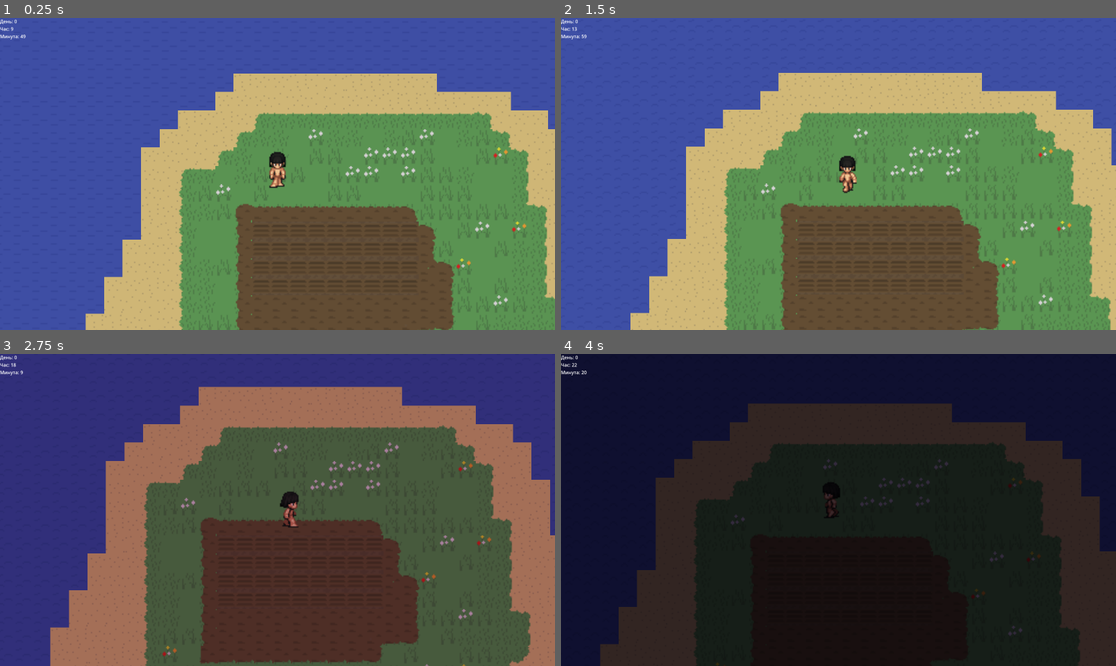
Above: before the commit, frames 1-4 (two rows, left to right).
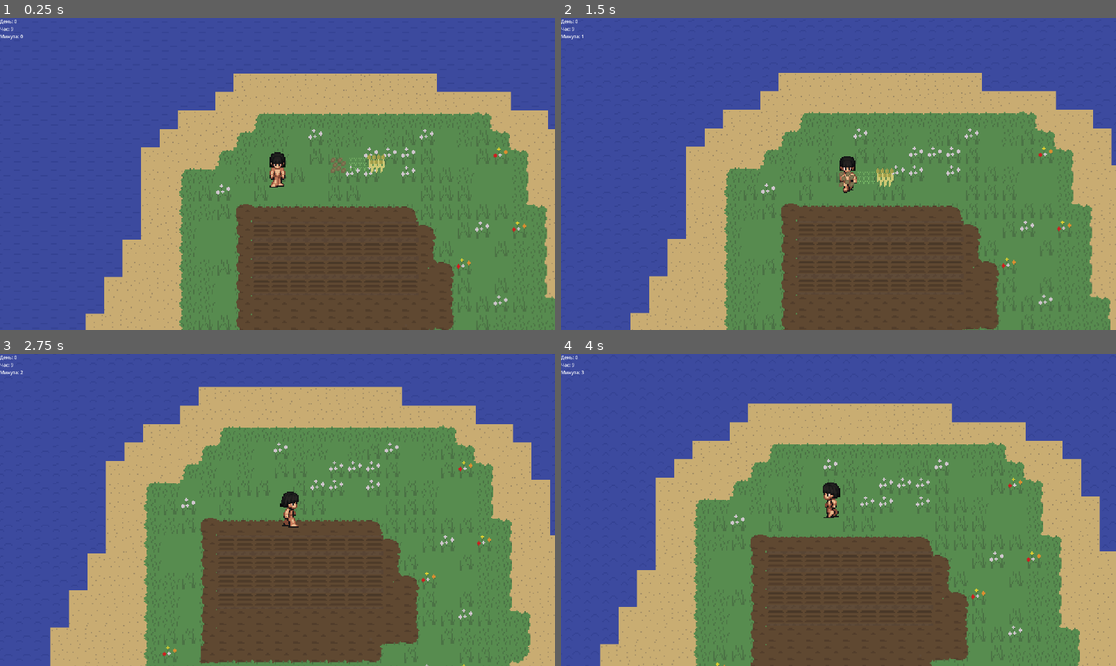
Above: after the commit, the same moments.

Repository: AlBac22219/Project-Medieval-Farm
Game: Godot game, scene res://src/maps/farm_map.tscn
The game is run twice, just before and just after one commit, with the same random seed, the same clock (stepped at 60 frames per second) and the same inputs.
Inputs (mouse positions are in pixels of both pictures, inside the frame that each line leads up to):
- Up to frame 1 (0.25 s): no input
- Up to frame 2 (1.5 s): tap Enter at 0.5 s; move the mouse to (838, 183) at 0.52 s; press the mouse at (838, 183) at 0.53 s; hold D (move_right) 0.53-1.28 s; move the mouse to (727, 189) at 1.27 s; release the mouse at (727, 189) at 1.28 s; hold S (move_down) from 1.28 s (still down); click (727, 189) at 1.35 s
- Up to frame 3 (2.75 s): move the mouse to (333, 441) at 2.02 s; release S (move_down) at 2.03 s; press the mouse at (333, 441) at 2.03 s; hold D (move_right) from 2.03 s (still down)
- Up to frame 4 (4 s): move the mouse to (810, 572) at 2.77 s; release D (move_right) at 2.78 s; release the mouse at (810, 572) at 2.78 s; hold W (move_up) 2.78-3.53 s; click (810, 572) at 2.85 s; move the mouse to (1005, 556) at 3.52 s; press the mouse at (1005, 556) at 3.53 s; hold A (move_left) from 3.53 s (still down)

The runs differ from the first frame. In frame 1, 1.0% of the frame differs, in the area x 0-100%, y 0-100%; in frame 2, 1.0%; in frame 3, 96%; in frame 4, 100%.

Commit message:
Added inventory_item and Global script. Try make an inventory

Diff:
--- a/project.godot
+++ b/project.godot
@@ -15,6 +15,10 @@
 run/main_scene="res://src/maps/farm_map.tscn"
 config/features=PackedStringArray("4.2", "GL Compatibility")
 config/icon="res://icon.svg"
+
+[autoload]
+
+Global="*res://src/Global.gd"
 
 [display]
 
@@ -56,5 +60,6 @@
 
 [rendering]
 
+textures/canvas_textures/default_texture_filter=0
 renderer/rendering_method="gl_compatibility"
 renderer/rendering_method.mobile="gl_compatibility"
--- /dev/null
+++ b/src/Global.gd
@@ -0,0 +1,37 @@
+extends Node
+
+signal inventory_update
+
+var inventory = []
+var player_node: Node
+# Called when the node enters the scene tree for the first time.
+func _ready():
+	inventory.resize(10)
+
+func add_item(item):
+	for i in range(inventory.size()):
+		if inventory[i] != null and inventory[i]["item_type"] == item["item_type"] and inventory[i]["item_name"] == item["item_name"]:
+			inventory[i]["quantity"] += item["quantity"]
+			inventory_update.emit()
+			return true
+		elif inventory[i] == null:
+			inventory[i] = item
+			inventory_update.emit()
+			return true
+
+	return false
+
+func have_free_space_in_inventory() -> bool:
+	for i in range(inventory.size()):
+		if inventory[i] == null:
+			return true
+	return false
+
+func remove_item():
+	inventory_update.emit()
+
+func change_inventory_size():
+	inventory_update.emit()
+
+func set_player_node(player):
+	player_node = player
--- a/src/characters/Player/player.gd
+++ b/src/characters/Player/player.gd
@@ -12,6 +12,9 @@
 var can_work = true
 var areas_array = []
 var plant_name = "wheat"
+
+func _ready():
+	Global.set_player_node(self)
 
 func _physics_process(delta):
 	var direction = Vector2(Input.get_action_strength("move_right") - Input.get_action_strength("move_left"),
@@ -85,7 +88,6 @@
 			walk_states.WALK_UP:
 				anim_player.play("stand_up")
 
-
 func _on_area_for_work_mouse_entered():
 	in_work_area = true
 
@@ -113,7 +115,6 @@
 	if ground_tile_data:
 		var can_be_farmed = ground_tile_data.get_custom_data("can_be_farmed")
 		var have_we_plant = tilemap.get_cell_tile_data(2, tilemap.local_to_map(get_global_mouse_position()))
-		print(have_we_plant)
 		if not have_we_plant:
 			if can_be_farmed:
 				match plant_name:
--- a/src/characters/Player/player.tscn
+++ b/src/characters/Player/player.tscn
@@ -290,12 +290,11 @@
 [sub_resource type="RectangleShape2D" id="RectangleShape2D_eehfn"]
 size = Vector2(40, 40)
 
-[node name="Player" type="CharacterBody2D" node_paths=PackedStringArray("anim_player", "check_area")]
+[node name="Player" type="CharacterBody2D" node_paths=PackedStringArray("anim_player") groups=["Player"]]
 motion_mode = 1
 wall_min_slide_angle = 0.0
 script = ExtResource("1_pxqs5")
 anim_player = NodePath("AnimationPlayer")
-check_area = NodePath("")
 
 [node name="Sprites" type="Node2D" parent="."]
 
--- /dev/null
+++ b/src/items/inventory_item.gd
@@ -0,0 +1,60 @@
+@tool
+
+extends CharacterBody2D
+
+
+@export var item_type = ""
+@export var item_name = ""
+@export var item_texture: Texture
+@export var item_effect = ""
+@export var optimal_price:int = 0
+const scene_path = "res://src/items/inventory_item.tscn"
+const SPEED = 600.0
+const ACCELERATION = 600.0
+@export var icon_sprite: Sprite2D
+
+var player = null
+var player_in_range = false
+# Called when the node enters the scene tree for the first time.
+func _ready():
+	if not Engine.is_editor_hint():
+		icon_sprite.texture = item_texture
+
+
+# Called every frame. 'delta' is the elapsed time since the previous frame.
+func _process(delta):
+	if Engine.is_editor_hint():
+		icon_sprite.texture = item_texture
+	if player_in_range:
+		if Global.have_free_space_in_inventory():
+			var direction = Vector2(player.global_position.x - global_position.x, player.global_position.y - global_position.y)
+			direction = direction.normalized()
+			velocity.x = move_toward(velocity.x, direction.x * SPEED, ACCELERATION * delta)
+			velocity.y = move_toward(velocity.y, direction.y * SPEED, ACCELERATION * delta)
+			if global_position.distance_to(player.global_position) < 6:
+				pickup_item()
+			move_and_slide()
+
+func pickup_item():
+	var item = {
+		"quantity": 1,
+		"item_type": item_type,
+		"item_name": item_name,
+		"item_texture": item_texture,
+		"item_effect": item_effect,
+		"optimal_price": optimal_price,
+		"scene_path": scene_path
+	}
+	if Global.player_node:
+		Global.add_item(item)
+		self.queue_free()
+
+func _on_area_2d_area_entered(area):
+	if area.get_parent().is_in_group("Player"):
+		player_in_range = true
+		player = area.get_parent()
+
+func _on_area_2d_area_exited(area):
+	if area.get_parent().is_in_group("Player"):
+		player_in_range = false
+		player = null
--- /dev/null
+++ b/src/items/inventory_item.tscn
@@ -0,0 +1,20 @@
+[gd_scene load_steps=3 format=3 uid="uid://bj4xy7qggx3ta"]
+
+[ext_resource type="Script" path="res://src/items/inventory_item.gd" id="1_b00e5"]
+
+[sub_resource type="CircleShape2D" id="CircleShape2D_c4wrt"]
+radius = 32.0156
+
+[node name="Inventory_item" type="CharacterBody2D" node_paths=PackedStringArray("icon_sprite") groups=["Items"]]
+script = ExtResource("1_b00e5")
+icon_sprite = NodePath("Sprite2D")
+
+[node name="Sprite2D" type="Sprite2D" parent="."]
+
+[node name="Area2D" type="Area2D" parent="."]
+
+[node name="CollisionShape2D" type="CollisionShape2D" parent="Area2D"]
+shape = SubResource("CircleShape2D_c4wrt")
+
+[connection signal="area_entered" from="Area2D" to="." method="_on_area_2d_area_entered"]
+[connection signal="area_exited" from="Area2D" to="." method="_on_area_2d_area_exited"]
--- a/src/maps/farm_map.gd
+++ b/src/maps/farm_map.gd
@@ -17,7 +17,7 @@
 	for i in dict_with_plants.keys():
 		if dict_with_plants[i][1]<max_stage:
 			tilemap.set_cell(2, i, 2, Vector2i(dict_with_plants[i][1]+1,0))
-		if dict_with_plants[i][1] > max_life_cycle:
+		if dict_with_plants[i][1] >= max_life_cycle:
 			tilemap.erase_cell(2, i)
 			dict_with_plants.erase(i)
 		else:
--- a/src/maps/farm_map.tscn
+++ b/src/maps/farm_map.tscn
@@ -1,10 +1,12 @@
-[gd_scene load_steps=8 format=3 uid="uid://6lv2gk5ghk5f"]
+[gd_scene load_steps=10 format=3 uid="uid://6lv2gk5ghk5f"]
 
 [ext_resource type="PackedScene" uid="uid://dstcnry5sbpat" path="res://src/tileset/tile_map.tscn" id="1_1h5jj"]
 [ext_resource type="Script" path="res://src/maps/farm_map.gd" id="1_jlp1r"]
 [ext_resource type="PackedScene" uid="uid://kf3yty81ahyw" path="res://src/characters/Player/player.tscn" id="2_me8pa"]
 [ext_resource type="Script" path="res://src/maps/DayNightMode.gd" id="4_s8ptx"]
 [ext_resource type="PackedScene" uid="uid://dga1wsu844s3m" path="res://src/UI/day_cycle_ui.tscn" id="5_sqvar"]
+[ext_resource type="PackedScene" uid="uid://bj4xy7qggx3ta" path="res://src/items/inventory_item.tscn" id="6_goftp"]
+[ext_resource type="Texture2D" uid="uid://bi1ueedv3astc" path="res://assets/textures/plants/test_seed.png" id="7_ois2e"]
 
 [sub_resource type="Gradient" id="Gradient_dfy7q"]
 offsets = PackedFloat32Array(0, 0.216867, 0.451807, 0.590361, 0.759036, 1)
@@ -31,11 +33,18 @@
 color = Color(0.188235, 0.152941, 0.219608, 1)
 script = ExtResource("4_s8ptx")
 gradient = SubResource("GradientTexture1D_c1y3i")
-INGAME_SPEED = 200.0
 INITIAL_HOUR = 9
 
 [node name="CanvasLayer" type="CanvasLayer" parent="."]
 
 [node name="Day_cycle_UI" parent="CanvasLayer" instance=ExtResource("5_sqvar")]
 
+[node name="Inventory_item" parent="." instance=ExtResource("6_goftp")]
+position = Vector2(555, 206)
+item_type = "Debug"
+item_name = "Debug"
+item_texture = ExtResource("7_ois2e")
+item_effect = "Debug"
+optimal_price = 999
+
 [connection signal="new_day" from="DayNightMode" to="." method="_on_day_night_mode_new_day"]
